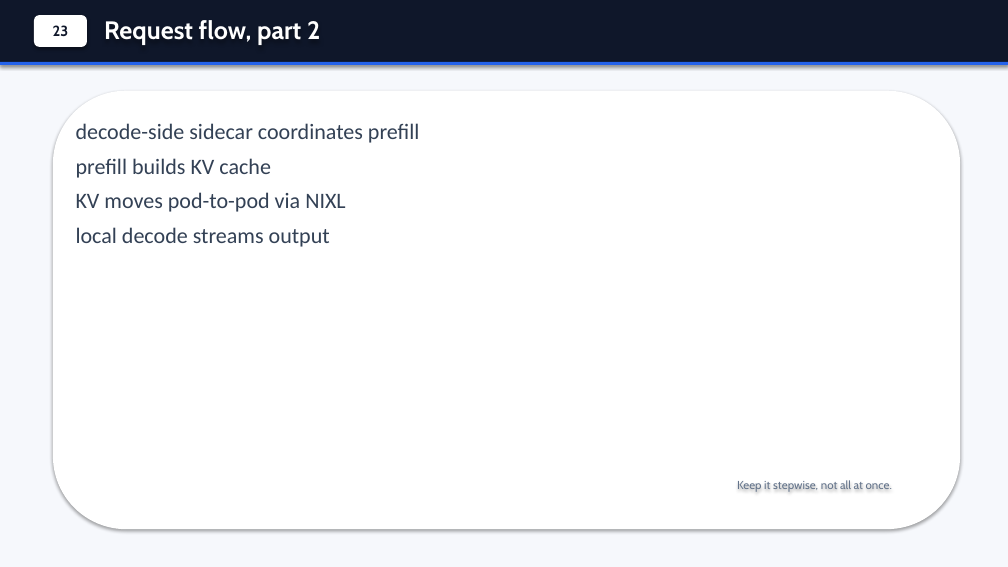
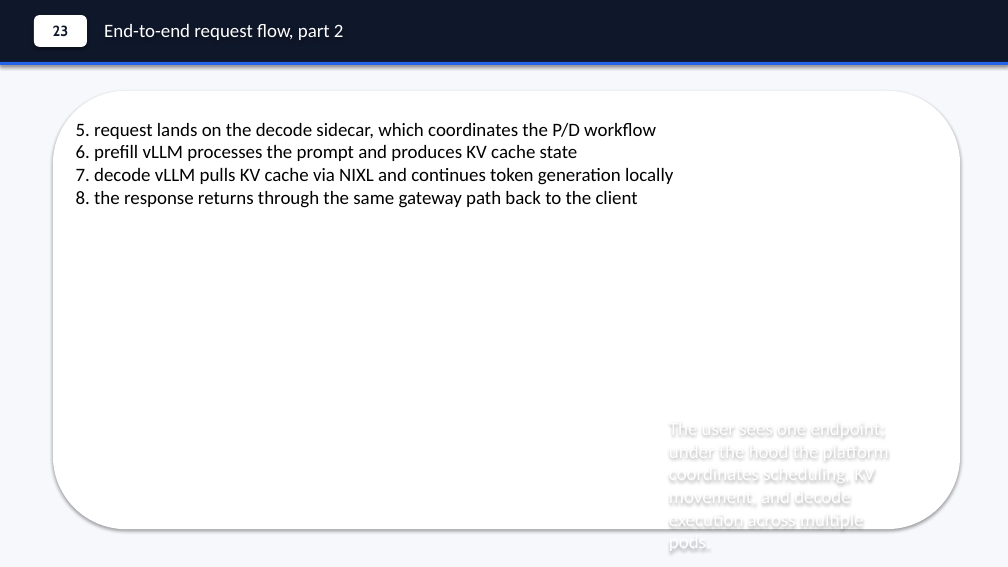
Before and after one commit to andyzhangx/demo, a slide deck: slide 24 of llm/kubecon-na-2026-pd-disaggregation.pptx. Drawn at 1008x567 pixels with LibreOffice and Linux fonts; fonts in the diff are those of the drawing. Boxes give left, top, right and bottom in pixels: in the first picture for what was removed or moved away, otherwise in the second. Text is boxed around its words. In the diff, an @@ line names an element or a change of style, - is before the commit and + after.

```diff
--- a/llm/kubecon-na-2026-pd-disaggregation.pptx
+++ b/llm/kubecon-na-2026-pd-disaggregation.pptx
@@ text at [104, 24, 344, 40]: text changed; size 24 to 18 pt; font Cabin to Calibri; bold off @@
-Request flow, part 2
+End-to-end request flow, part 2
@@ text at [76, 123, 673, 208]: text changed; size 21 to 18 pt; text colour #334155 to #000000 @@
-decode-side sidecar coordinates prefill
-prefill builds KV cache
-KV moves pod-to-pod via NIXL
-local decode streams output
+5. request lands on the decode sidecar, which coordinates the P/D workflow
+6. prefill vLLM processes the prompt and produces KV cache state
+7. decode vLLM pulls KV cache via NIXL and continues token generation locally
+8. the response returns through the same gateway path back to the client
@@ text at [669, 417, 889, 554]: text changed; size 11 to 18 pt; font Cabin to Calibri; text colour #64748B to #FFFFFF @@
-Keep it stepwise, not all at once.
+The user sees one endpoint; under the hood the platform coordinates scheduling, KV movement, and decode execution across multiple pods.
```
Also in this commit, not shown: 5 other slides changed.
